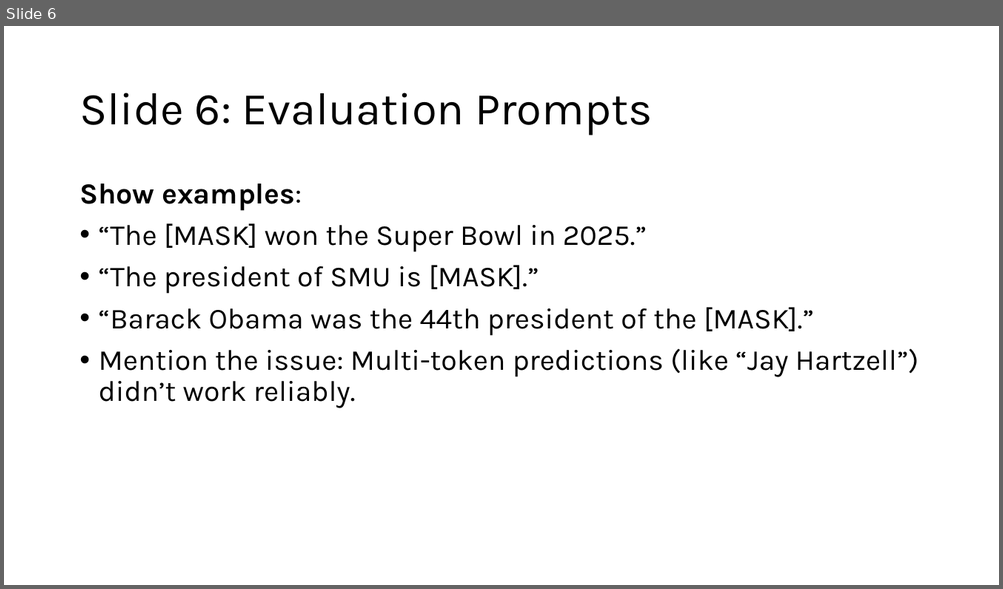
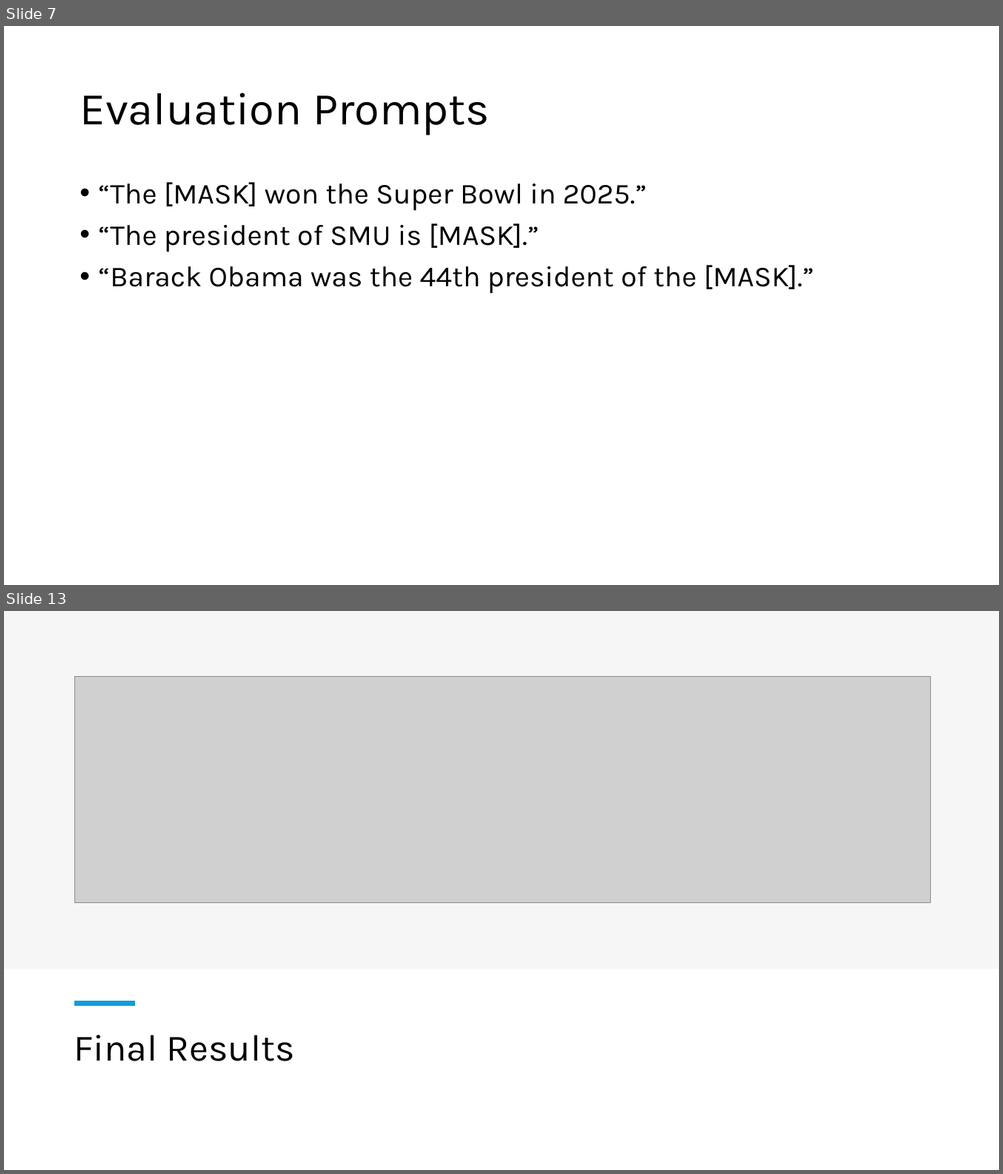
Before and after one commit to b1akp1astik/bert-fact-injection, a slide deck: presentation/Presentation.pptx. Shown one above the other, each under a label of ours: slide 6 before the commit, slides 7 and 13 after it; the slides between them are not shown. The pictures are 1003x589 and 1003x1174 pixels, drawn with LibreOffice and Linux fonts; fonts in the diff are those of the drawing; grey boxes stand for pictures. Boxes give left, top, right and bottom in pixels: in the first picture for what was removed or moved away, otherwise in the second. Text is boxed around its words. In the diff, an @@ line names an element or a change of style, - is before the commit and + after.

```diff
--- a/presentation/Presentation.pptx
+++ b/presentation/Presentation.pptx
@@ slide 13 added at (x1=4, y1=611, x2=999, y2=1170), background #FFFFFF @@
@@ rectangle added at (x1=4, y1=611, x2=999, y2=969), fill #F2F2F2 at 65% opacity @@
@@ picture added at (x1=75, y1=677, x2=930, y2=903) @@
@@ line added from (75, 1003) to (134, 1003), #0F9ED5 4.5 pt @@
@@ title added at (x1=74, y1=1035, x2=295, y2=1062), 36 pt, text #000000 @@
+Final Results
@@ what was slide 6 is now slide 7 @@
@@ slide 7 changed as well @@
@@ title at (x1=79, y1=93, x2=489, y2=136): text changed @@
-Slide 6: Evaluation Prompts
+Evaluation Prompts
@@ text at (x1=79, y1=184, x2=302, y2=211): paragraph removed @@
-Show examples:
@@ text at (x1=99, y1=349, x2=919, y2=409): paragraph removed @@
-• Mention the issue: Multi-token predictions (like “Jay Hartzell”) didn’t work reliably.
```
Also in this commit, not shown: 12 other slides changed, 3 other slides added, 1 slide removed, 9 other files.
